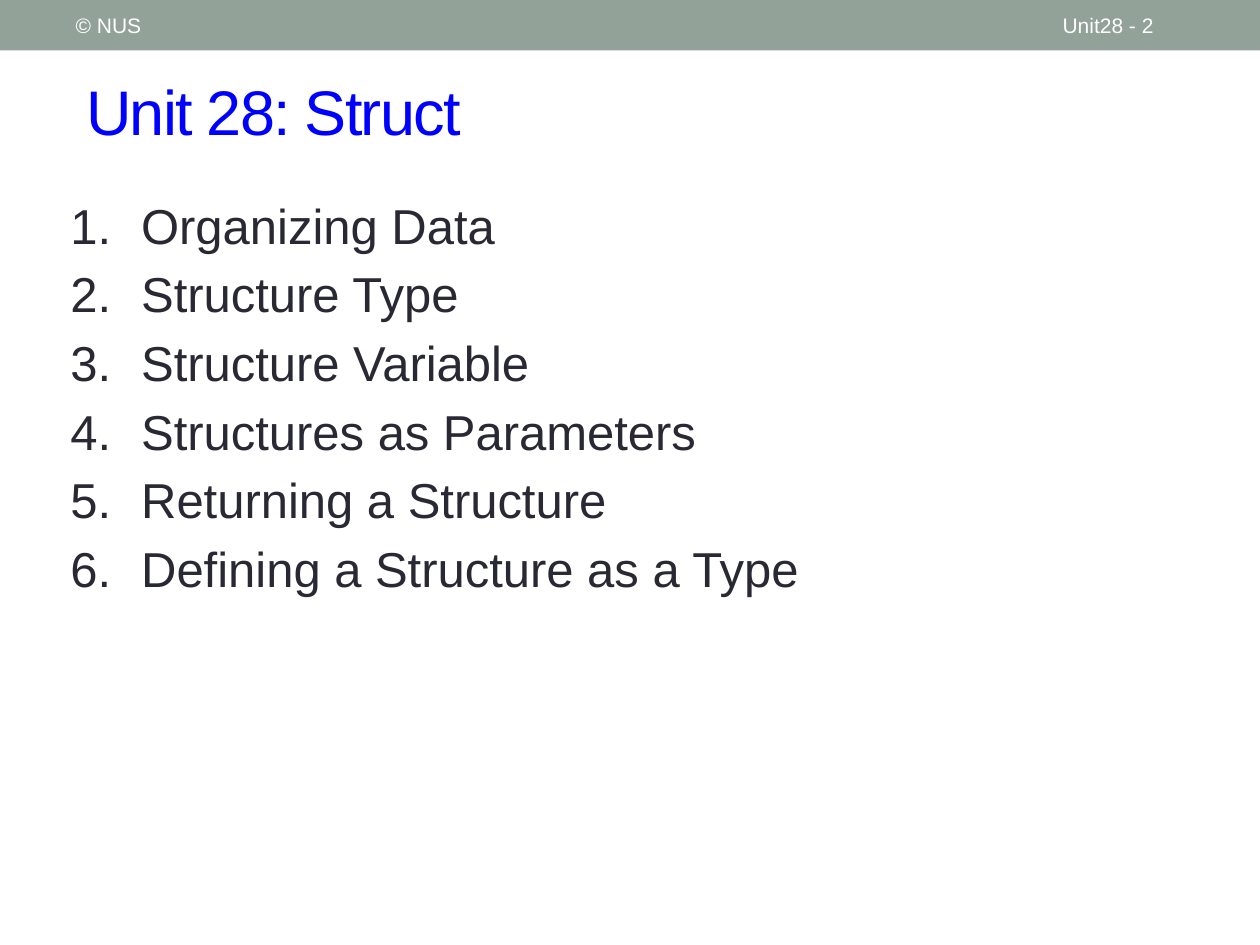
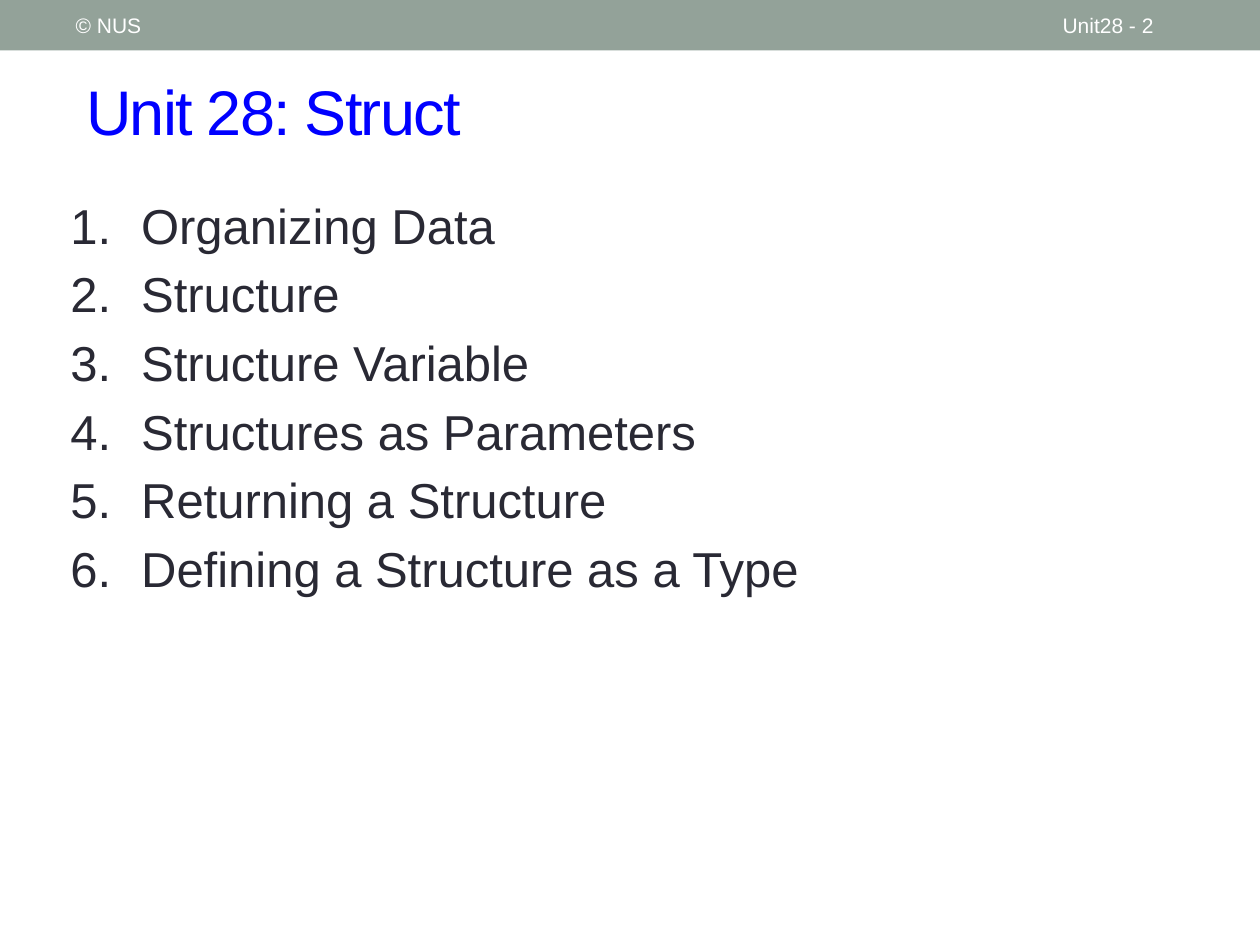
Before and after one commit to nus-cs1010-2021-s2/website, a slide deck: slide 2 of slides/Unit28_Struct.pptx. Drawn at 1260x945 pixels with LibreOffice and Linux fonts; fonts in the diff are those of the drawing. Boxes give left, top, right and bottom in pixels: in the first picture for what was removed or moved away, otherwise in the second. Text is boxed around its words. In the diff, an @@ line names an element or a change of style, - is before the commit and + after.

```diff
--- a/slides/Unit28_Struct.pptx
+++ b/slides/Unit28_Struct.pptx
@@ text at [141,277,340,313]: text changed @@
-2. Structure Type
+2. Structure
```
Also in this commit, not shown: 4 other slides changed, 1 slide removed, 4 other files.
